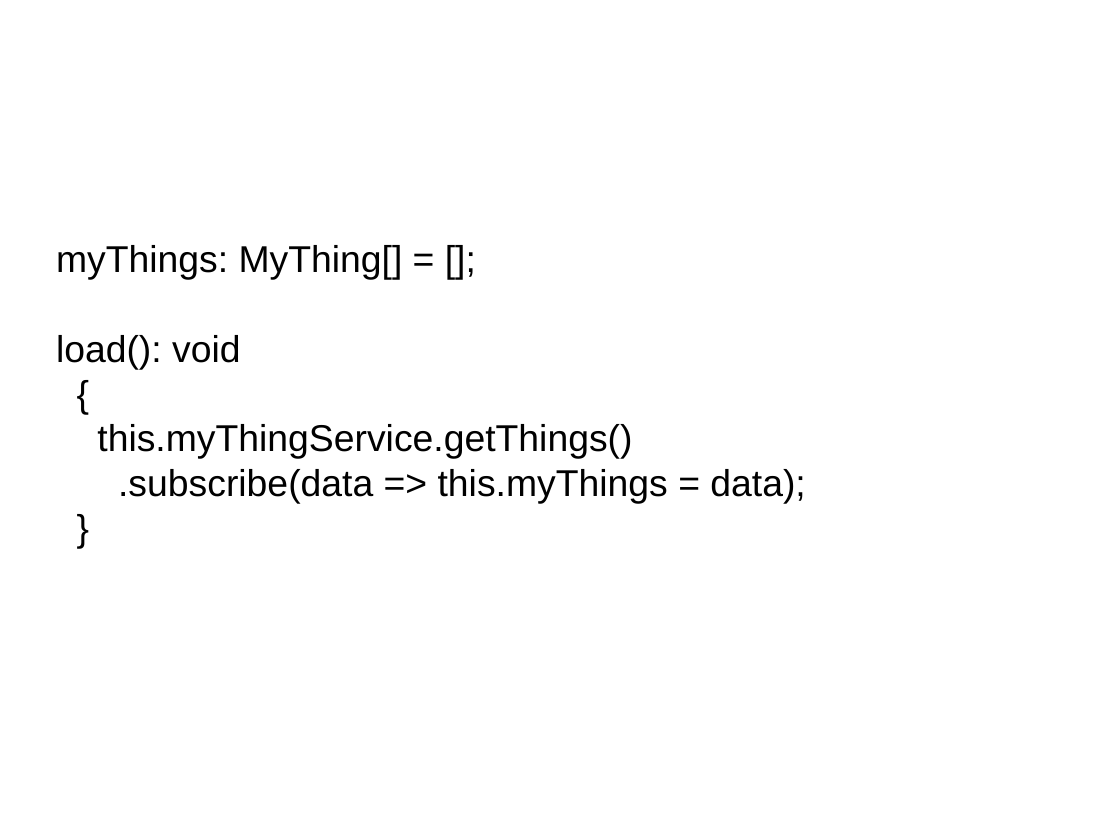
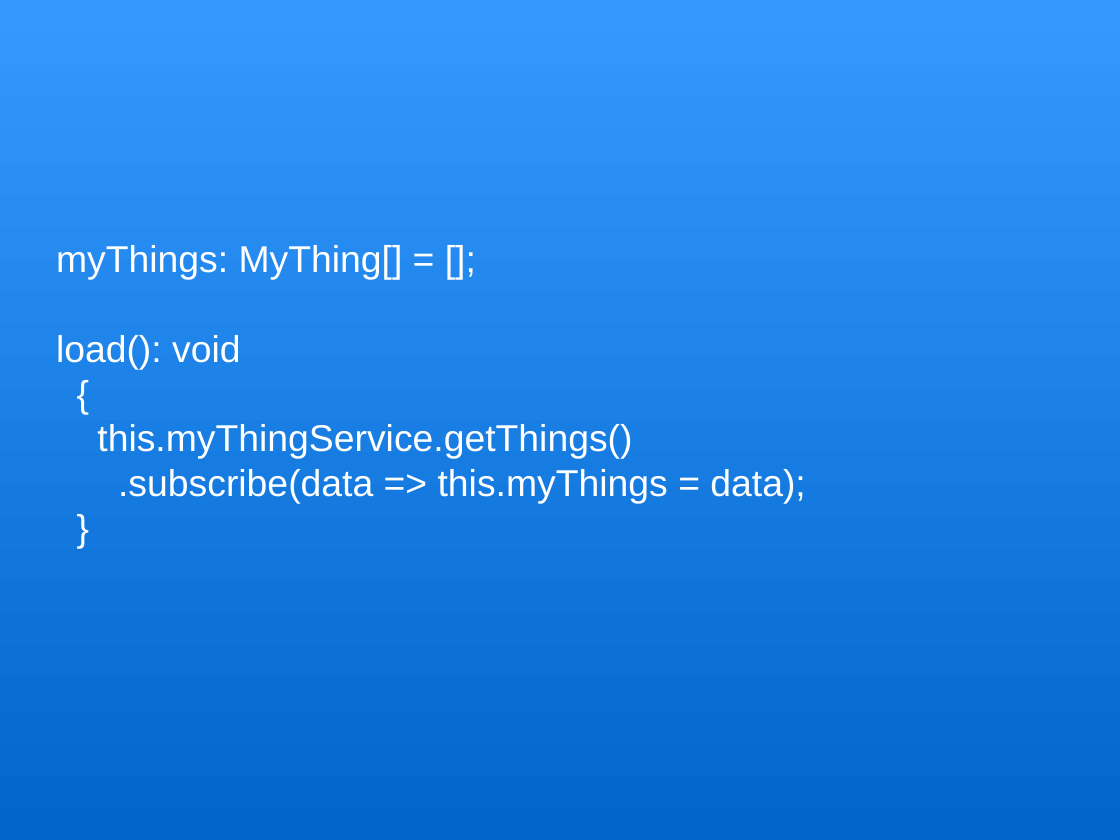
Before and after one commit to trognus/devcon2016, a slide deck: slide 7 of devconNg2.odp. Drawn at 1120x840 pixels with LibreOffice and Linux fonts; fonts in the diff are those of the drawing. Boxes give left, top, right and bottom in pixels: in the first picture for what was removed or moved away, otherwise in the second. Text is boxed around its words. In the diff, an @@ line names an element or a change of style, - is before the commit and + after.

```diff
--- a/devconNg2.odp
+++ b/devconNg2.odp
@@ background #FFFFFF to gradient #0066CC to #3399FF @@
@@ subtitle "myThings: MyThing[] = [];" at [56, 245, 805, 504]: text colour #000000 to #FFFFFF @@
```
Also in this commit, not shown: 17 other slides changed, 2 slides added, 1 slide removed.
